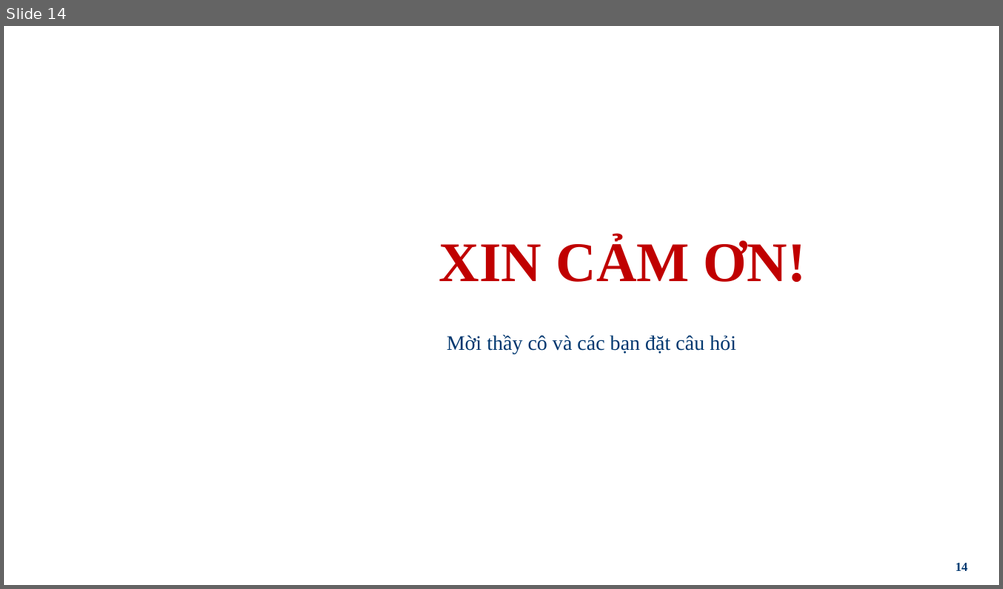
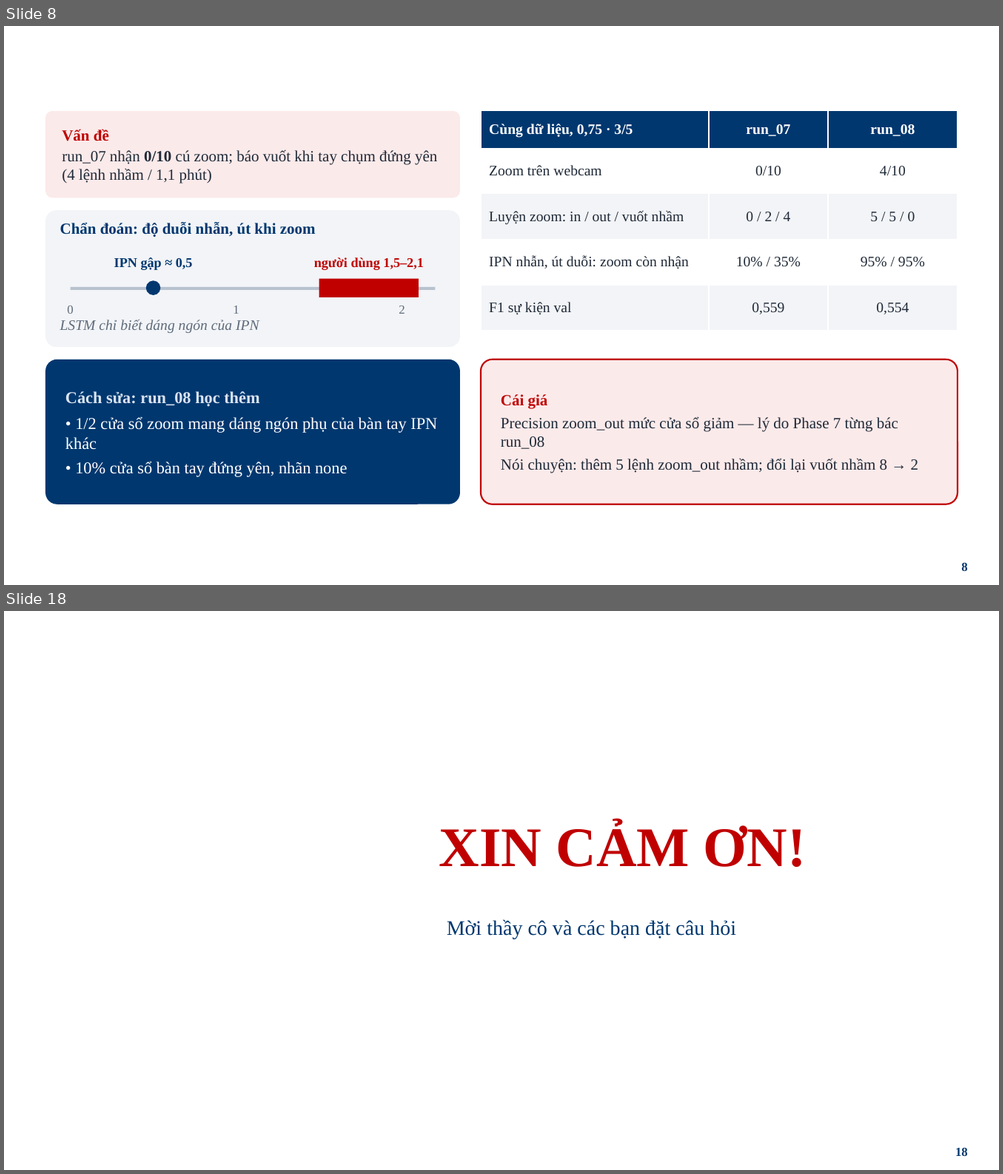
Before and after one commit to tienlamict/cv-action-recognition, a slide deck: docs/thuyet-trinh-phase-8-10.pptx. Shown one above the other, each under a label of ours: slide 14 before the commit, slides 8 and 18 after it; the slides between them are not shown. The pictures are 1003x589 and 1003x1174 pixels, drawn with LibreOffice and Linux fonts; fonts in the diff are those of the drawing; background and template pictures are left out. Boxes give left, top, right and bottom in pixels: in the first picture for what was removed or moved away, otherwise in the second. Text is boxed around its words. In the diff, an @@ line names an element or a change of style, - is before the commit and + after.

```diff
--- a/docs/thuyet-trinh-phase-8-10.pptx
+++ b/docs/thuyet-trinh-phase-8-10.pptx
@@ slide 8 added at [4, 26, 999, 585], background picture (left out) @@
@@ rounded rectangle added at [45, 111, 461, 198], fill #FBEAEA, 15 pt, text #1F2937 @@
+Vấn đề
+run_07 nhận 0/10 cú zoom; báo vuốt khi tay chụm đứng yên (4 lệnh nhầm / 1,1 phút)
@@ table added at [481, 111, 959, 330], 5 rows, 3 columns @@
+Cùng dữ liệu, 0,75 · 3/5 | run_07 | run_08
+Zoom trên webcam | 0/10 | 4/10
+Luyện zoom: in / out / vuốt nhầm | 0 / 2 / 4 | 5 / 5 / 0
+IPN nhẫn, út duỗi: zoom còn nhận | 10% / 35% | 95% / 95%
+F1 sự kiện val | 0,559 | 0,554
@@ title added at [358, 124, 632, 449], 24 pt, text #FFFFFF, bold @@
+Vòng 3 — Mô hình cho bàn tay thật: LSTM run_08
@@ rounded rectangle added at [45, 210, 461, 347], fill #F2F4F7 @@
@@ text added at [60, 222, 316, 237], 15 pt, text #00376F, bold @@
+Chẩn đoán: độ duỗi nhẫn, út khi zoom
@@ text added at [114, 258, 193, 270], 13 pt, text #00376F, bold @@
+IPN gập ≈ 0,5
@@ text added at [314, 258, 423, 270], 13 pt, text #C00000, bold @@
+người dùng 1,5–2,1
@@ rectangle added at [71, 287, 435, 290], fill #B8C2CF @@
@@ ellipse added at [146, 281, 160, 295], fill #00376F @@
@@ rectangle added at [318, 279, 418, 298], fill #C00000 @@
@@ text added at [67, 306, 73, 314], 12 pt, text #5F6B7A @@
+0
@@ text added at [233, 306, 239, 314], 12 pt, text #5F6B7A @@
+1
@@ text added at [398, 306, 404, 314], 12 pt, text #5F6B7A @@
+2
@@ text added at [60, 320, 259, 333], 14 pt, text #5F6B7A, italic @@
+LSTM chỉ biết dáng ngón của IPN
@@ rounded rectangle added at [45, 360, 461, 504], fill #00376F, 16 pt, text #FFFFFF @@
+Cách sửa: run_08 học thêm
+• 1/2 cửa sổ zoom mang dáng ngón phụ của bàn tay IPN khác
+• 10% cửa sổ bàn tay đứng yên, nhãn none
@@ rounded rectangle added at [481, 360, 958, 504], fill #FBEAEA, outline #C00000 1.5 pt, 15 pt, text #1F2937 @@
+Cái giá
+Precision zoom_out mức cửa sổ giảm — lý do Phase 7 từng bác run_08
+Nói chuyện: thêm 5 lệnh zoom_out nhầm; đổi lại vuốt nhầm 8 → 2
@@ page number added at [961, 563, 967, 571], 12 pt, text #00376F, bold @@
+8
@@ what was slide 14 is now slide 18 @@
@@ page number at [955, 1148, 967, 1156]: text changed @@
-14
+18
```
Also in this commit, not shown: 3 slides changed, 13 other slides added, 10 slides removed, 5 other files.
